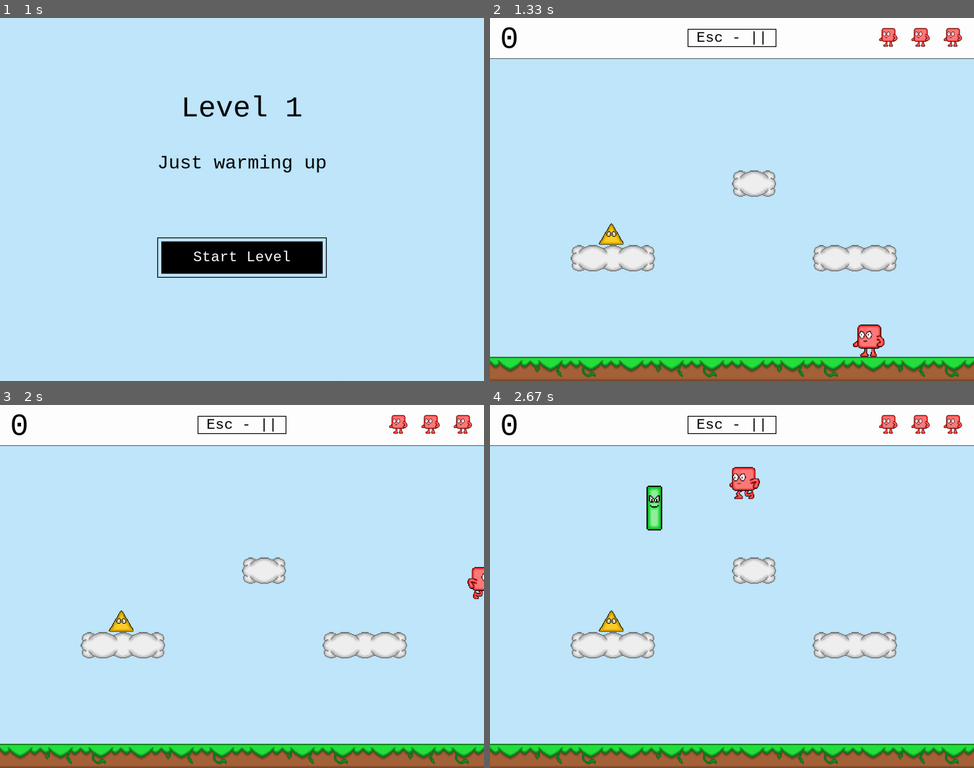
Above: before the commit, frames 1-4 (two rows, left to right).
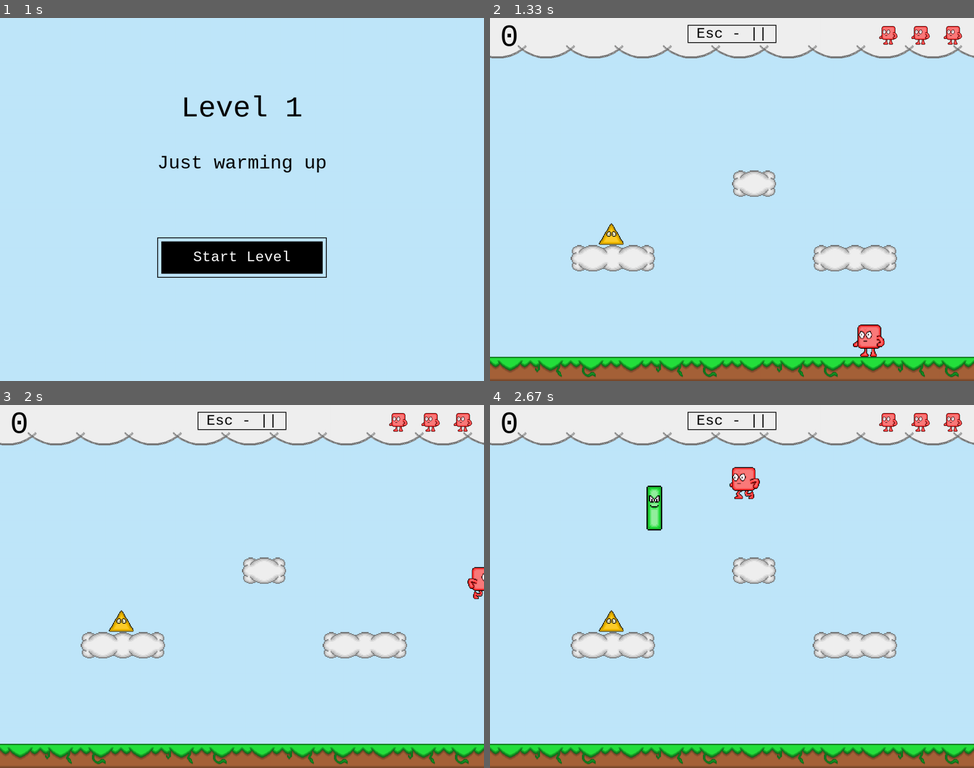
Above: after the commit, the same moments.

Repository: stevenacalhoun/geoplay
Game: pygame game, started from geometricPlay.py
Two runs of this game, one before a commit and one after it. Both use one fixed random seed, a clock stepped at 60 frames per second and the inputs below.
Inputs:
- Up to frame 1 (1 s): hold Right 0.33-0.8 s; tap Enter at 0.83 s
- Up to frame 2 (1.33 s): tap Enter at 1.17 s
- Up to frame 3 (2 s): hold Right 1.5-1.97 s; tap Space at 1.57, 1.87 s
- Up to frame 4 (2.67 s): hold Left 2-2.53 s; tap Space at 2.07, 2.37, 2.63 s; hold Left from 2.57 s (still down)

Frame 1 is identical in both runs. In frame 2, 2.4% of the frame differs, in the area x 0-100%, y 1-12%; in frame 3, 2.4%; in frame 4, 2.4%.

Commit message:
Made the HUD look like a cloud. Totes adorbs

Diff:
--- a/lib/constants.py
+++ b/lib/constants.py
@@ -2,8 +2,8 @@
 FRAME_RATE = 60
 
 # Locations for HUD
-SCORE_POS = (25, 10)
-LIVES_POS = (1125, 25)
+SCORE_POS = (25, 5)
+LIVES_POS = (1125, 20)
 SCORE_FONT_SIZE = 72
 HUD_HEIGHT = 100
 GROUND_HEIGHT = 60
@@ -12,6 +12,8 @@
 # Colors
 WHITE = (255, 255, 255)
 BLACK = (0, 0, 0)
+GRAY = (240, 240, 240)
+DARK_GRAY = (120, 120, 120)
 YELLOW = (255, 255, 0)
 RED = (255, 0, 0)
 GREEN = (0, 255, 0)
--- a/lib/scenes.py
+++ b/lib/scenes.py
@@ -7,6 +7,7 @@
 from sprites import *
 import random
 from levels import *
+import math
 
 clock = pygame.time.Clock()
 
@@ -252,18 +253,32 @@
     self.remainingLives = 3
 
   def displayPauseButton(self):
-    pauseBox = Box(self.screen, 200, 25, WHITE)
-    pauseBox.drawByCenter((SCREEN_WIDTH/2, 50))
+    pauseBox = Box(self.screen, 200, 25, GRAY)
+    pauseBox.drawByCenter((SCREEN_WIDTH/2, 40))
     pauseBox.outline()
 
     pauseLabel = TextLine(self.screen, str("Esc - ||"), color=BLACK, size=36)
-    pauseLabel.drawByCenter(center=(SCREEN_WIDTH/2, 50))
+    pauseLabel.drawByCenter(center=(SCREEN_WIDTH/2, 40))
 
   def update(self):
     # Re draw the HUD
     hudRect = pygame.Rect((0, 0), (SCREEN_WIDTH, HUD_HEIGHT))
-    pygame.draw.rect(self.screen, WHITE, hudRect)
-    pygame.draw.line(self.screen, BLACK, (0, HUD_HEIGHT), (SCREEN_WIDTH, HUD_HEIGHT))
+    # pygame.draw.rect(self.screen, WHITE, hudRect)
+    # pygame.draw.line(self.screen, BLACK, (0, HUD_HEIGHT), (SCREEN_WIDTH, HUD_HEIGHT))
+
+    initialX = 20
+    radius = 100
+    offset = 120
+
+    for cloudNum in range(0, 11):
+      pygame.draw.circle(self.screen, GRAY, (initialX + (cloudNum*offset), 0), radius)
+
+    for cloudNum in range(0, 11):
+      pygame.draw.arc(self.screen, DARK_GRAY, pygame.Rect((-80 + (cloudNum*offset),-radius), (200, 200)), 1.25*math.pi, 1.75*math.pi, 3)
+
+    # pygame.draw.circle(self.screen, GRAY, (SCREEN_WIDTH/2, SCREEN_HEIGHT/2), 100)
+    # pygame.draw.arc(self.screen, BLACK, pygame.Rect(( (SCREEN_WIDTH/2)-100, (SCREEN_HEIGHT/2) -100), (200, 200) ), math.pi, 2*math.pi, 2)
+
     self.displayScore()
     self.displayLives()
     self.displayPauseButton()
